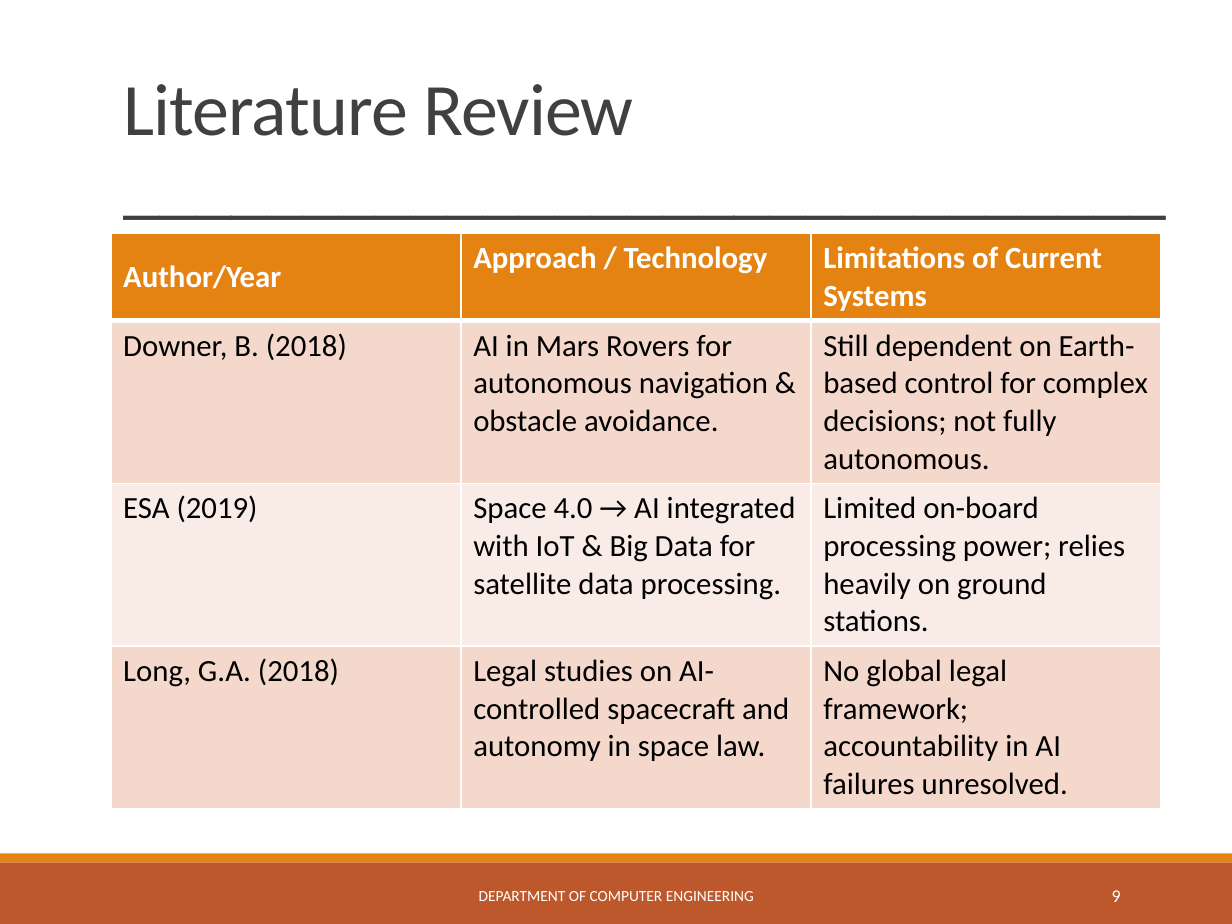
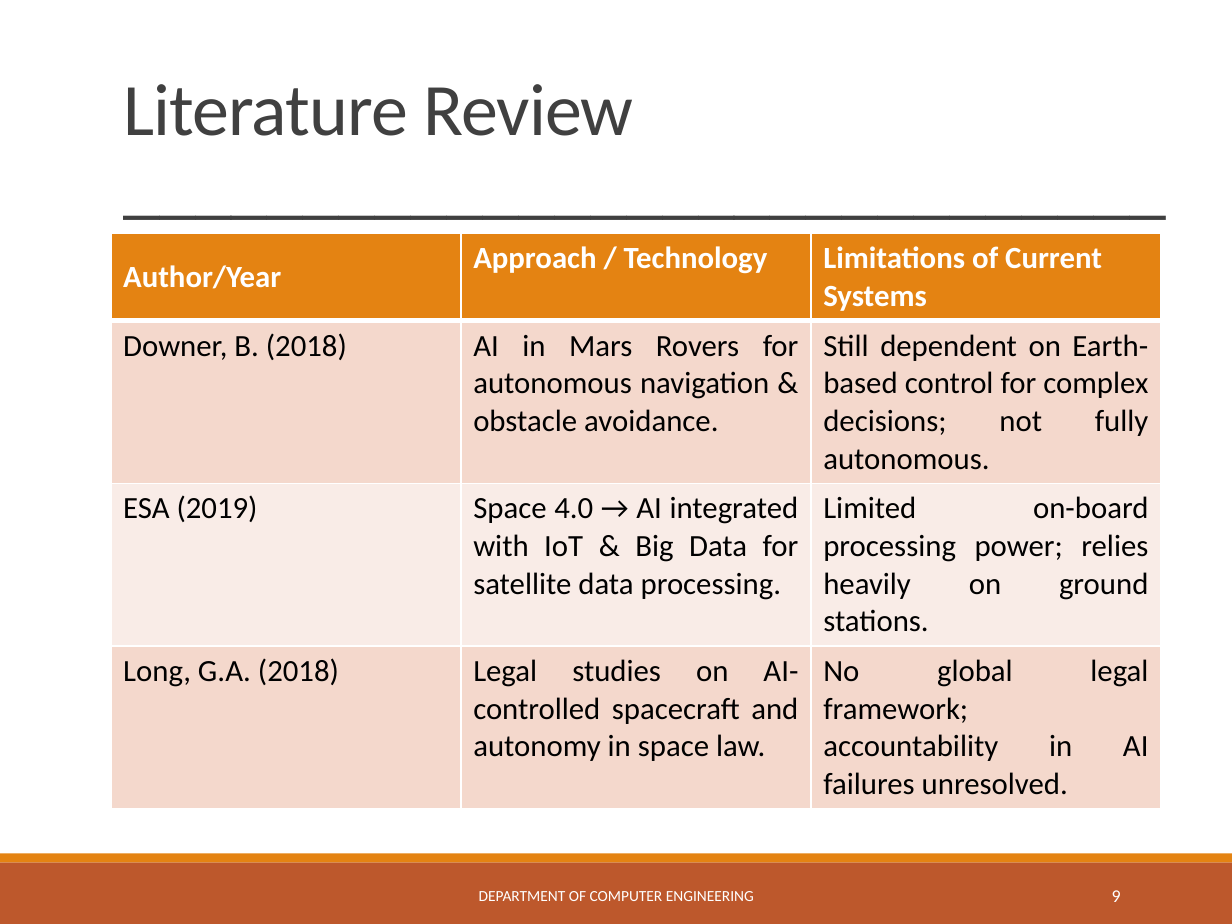
Before and after one commit to ShantanuGV/Websites, a slide deck: slide 9 of 132_AI_in_space.pptx. Drawn at 1232x924 pixels with LibreOffice and Linux fonts; fonts in the diff are those of the drawing. Boxes give left, top, right and bottom in pixels: in the first picture for what was removed or moved away, otherwise in the second. Text is boxed around its words. In the diff, an @@ line names an element or a change of style, - is before the commit and + after.

```diff
--- a/132_AI_in_space.pptx
+++ b/132_AI_in_space.pptx
@@ table at (x1=111, y1=233, x2=1161, y2=800) @@
@@ alignment left to justified @@
```
Also in this commit, not shown: 1 other slide changed.
